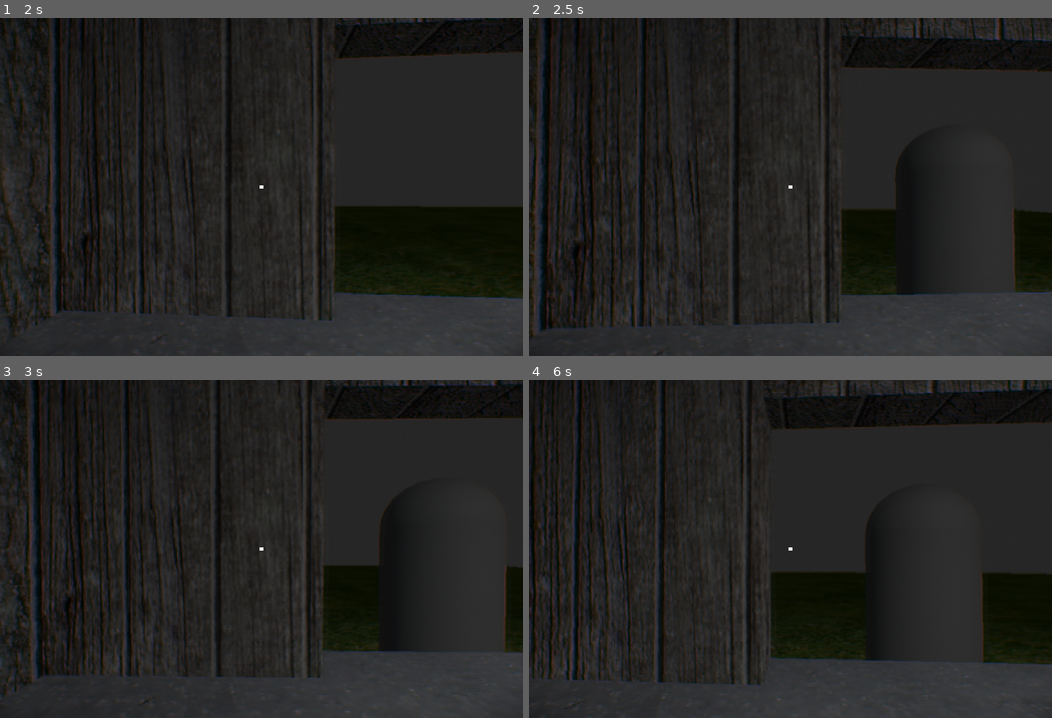
Above: before the commit, frames 1-4 (two rows, left to right).
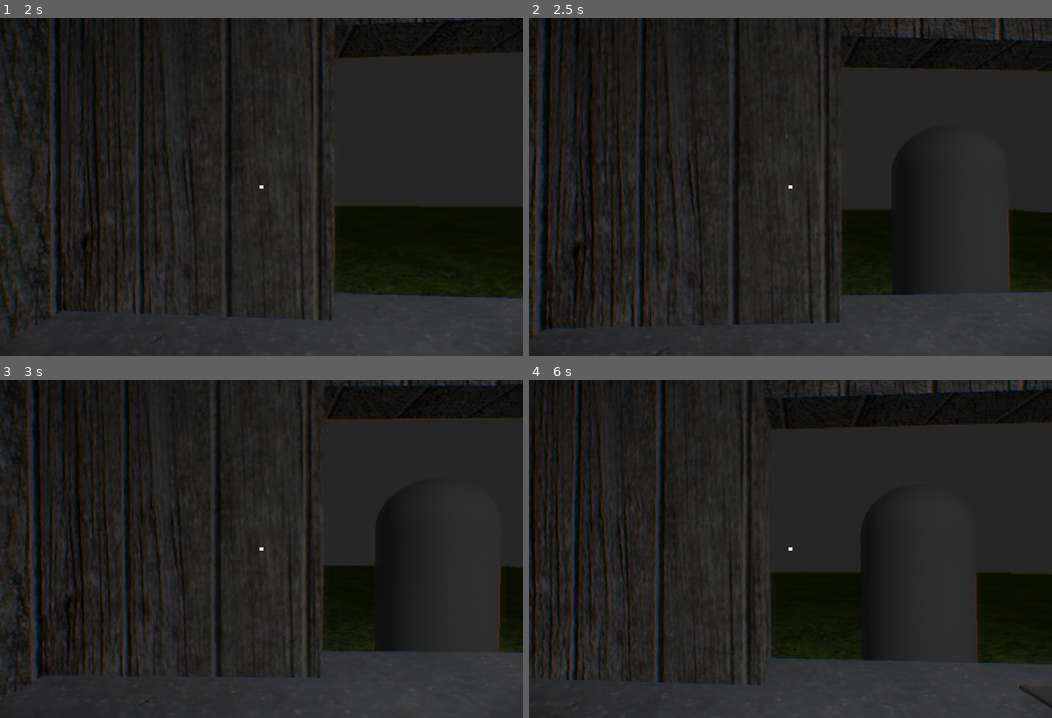
Above: after the commit, the same moments.

Repository: derukaeru/identity
Game: Godot game, scene res://src/scenes/main/main.tscn
The game is run twice, just before and just after one commit, with the same random seed, the same clock (stepped at 60 frames per second) and the same inputs.
Inputs (mouse positions are in pixels of both pictures, inside the frame that each line leads up to):
- Up to frame 1 (2 s): tap Enter at 0.5 s; move the mouse to (287, 187) at 0.52 s; hold W (forward) from 0.53 s (still down); tap Alt at 0.6 s; move the mouse to (235, 187) at 1.27 s; tap Shift at 1.35 s
- Up to frame 2 (2.5 s): keep holding W (forward); move the mouse to (800, 180) at 2.02 s; tap Alt at 2.1 s
- Up to frame 3 (3 s): keep holding W (forward); tap Space at 2.75 s; move the mouse to (256, 555) at 2.77 s; tap Shift at 2.85 s
- Up to frame 4 (6 s): tap Enter at 3.5, 5 s; move the mouse to (827, 552) at 3.52 s; tap Alt at 3.6, 5.1 s; tap Space at 4.25, 5.75 s; move the mouse to (748, 545) at 4.27 s; tap Shift at 4.35, 5.85 s; move the mouse to (795, 549) at 5.02 s; move the mouse to (769, 542) at 5.77 s; release W (forward) at 5.78 s; hold D (right) from 5.78 s (still down)

Frame 1 is identical in both runs. In frame 2, 0.3% of the frame differs, in the area x 69-93%, y 39-82%; in frame 3, 0.4%; in frame 4, 0.4%, in the area x 63-100%, y 38-98%.

Commit message:
feat: added more visitor function and id spawing

Diff:
--- a/src/scenes/entities/visitor.gd
+++ b/src/scenes/entities/visitor.gd
@@ -19,7 +19,7 @@
 @export var state: STATES = STATES.IDLE
 @export var personality: PERSONALITY = PERSONALITY.NEUTRAL
 
-var moving: bool = false
+var gave_id: bool = false
 var accepted: bool = false
 
 @export var speed: float = 4.0
@@ -35,14 +35,31 @@
 		STATES.LEAVING:
 			progress += speed * delta
 
-			if progress_ratio >= 0.99:
+			if has_arrived():
 				queue_free()
 		STATES.ENTERING:
 			progress += speed * delta
 
-			if progress_ratio >= 0.99:
+			if has_arrived():
 				state = STATES.WAITING
 				EventManager.move_visitor.emit(self)
+		STATES.WAITING:
+			if gave_id: return
+
+			gave_id = true
+			give_id()
 
 func inspect(approved: bool = false) -> void:
 	pass
+
+func _on_interactable_component_interacted() -> void:
+	state = STATES.LEAVING
+	EventManager.move_visitor.emit(self)
+
+func has_arrived() -> bool:
+	if progress_ratio < 1.0: return false
+	return true
+
+func give_id() -> void:
+	var id: Item = load(Registry.UID["id"]).instantiate()
+	EventManager.add_item.emit(id)
--- a/src/scenes/entities/visitor.tscn
+++ b/src/scenes/entities/visitor.tscn
@@ -12,6 +12,8 @@
 height = 3.0
 
 [node name="visitor" type="PathFollow3D" unique_id=2087239300]
+use_model_front = true
+loop = false
 script = ExtResource("1_07wwt")
 
 [node name="MeshInstance3D" type="MeshInstance3D" parent="." unique_id=384027435]
@@ -25,3 +27,5 @@
 [node name="CollisionShape3D" type="CollisionShape3D" parent="InteractableComponent" unique_id=1325845778]
 transform = Transform3D(1, 0, 0, 0, 1, 0, 0, 0, 1, 0, 1.4738758, 0)
 shape = SubResource("CapsuleShape3D_la05k")
+
+[connection signal="interacted" from="InteractableComponent" to="." method="_on_interactable_component_interacted"]
--- /dev/null
+++ b/src/scenes/items/id.gd
@@ -0,0 +1,4 @@
+extends Item
+
+@export var visitor_fname: String = ""
+@export var visitor_lname: String = ""
--- a/src/scenes/items/id.tscn
+++ b/src/scenes/items/id.tscn
@@ -1,6 +1,6 @@
 [gd_scene format=3 uid="uid://b48tkcuhiqvuf"]
 
-[ext_resource type="Script" uid="uid://cb3wx8q3miqy4" path="res://src/scripts/components/item.gd" id="1_xbf5n"]
+[ext_resource type="Script" uid="uid://d17dqw1417q1d" path="res://src/scenes/items/id.gd" id="1_xbf5n"]
 
 [sub_resource type="BoxShape3D" id="BoxShape3D_2yfux"]
 size = Vector3(0.21940422, 0.016326904, 0.40356445)
--- a/src/scenes/maps/inspection_booth.gd
+++ b/src/scenes/maps/inspection_booth.gd
@@ -6,9 +6,12 @@
 @onready var accept_path: Path3D = $accept_path
 
 @onready var visitor_spawn: Node3D = $visitor_spawn
+@onready var objects: Node3D = $objects
+@onready var items: Node3D = $items
 
 func _ready() -> void:
 	EventManager.move_visitor.connect(move_visitor)
+	EventManager.add_item.connect(add_item)
 	spawn_visitor()
 
 func move_visitor(visitor: Visitor) -> void:
@@ -22,9 +25,14 @@
 				visitor.reparent(accept_path)
 			else:
 				visitor.reparent(leave_path)
+			visitor.progress_ratio = 0.0
 		Visitor.STATES.ENTERING:
 			visitor.reparent(enter_path)
+			visitor.progress_ratio = 0.0
 
 func spawn_visitor() -> void:
 	var visitor: Visitor = load(Registry.UID["visitor"]).instantiate()
 	idle_path.add_child(visitor)
+
+func add_item(item: Item) -> void:
+	items.add_child(item)
--- a/src/scenes/maps/inspection_booth.tscn
+++ b/src/scenes/maps/inspection_booth.tscn
@@ -251,3 +251,8 @@
 
 [node name="visitor_spawn" type="Node3D" parent="." unique_id=1280892822]
 transform = Transform3D(1, 0, 0, 0, 1, 0, 0, 0, 1, 12.313127, 0, -7.6075583)
+
+[node name="objects" type="Node3D" parent="." unique_id=1276245763]
+
+[node name="items" type="Node3D" parent="." unique_id=1048745679]
+transform = Transform3D(1, 0, 0, 0, 1, 0, 0, 0, 1, 2.3034914, 1.2847733, -5.8005905)
--- a/src/scripts/autoloads/event_manager.gd
+++ b/src/scripts/autoloads/event_manager.gd
@@ -16,3 +16,5 @@
 signal move_player
 
 signal move_visitor(visitor: Visitor)
+signal add_object(object: Item)
+signal add_item(item: Item)
--- a/src/scripts/autoloads/registry.gd
+++ b/src/scripts/autoloads/registry.gd
@@ -11,4 +11,5 @@
 	"inspection_booth": "uid://b12gw2hen6oqb",
 
 	"visitor": "uid://cbohr47pmqp04",
+	"id": "uid://b48tkcuhiqvuf"
 }
Not shown, added: src/scenes/items/id.gd.uid
